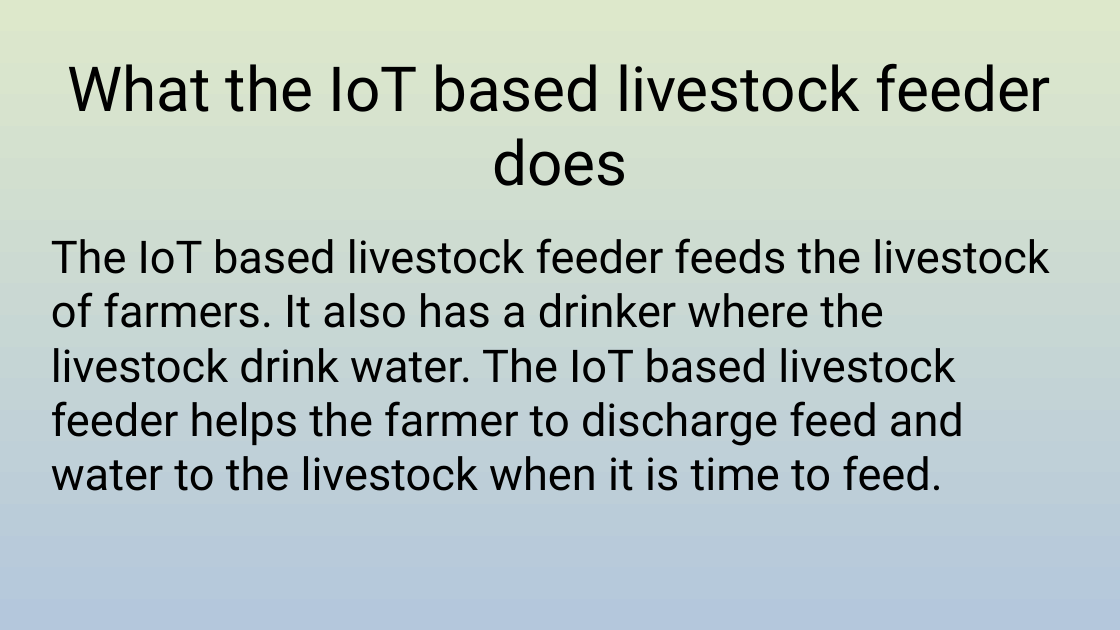
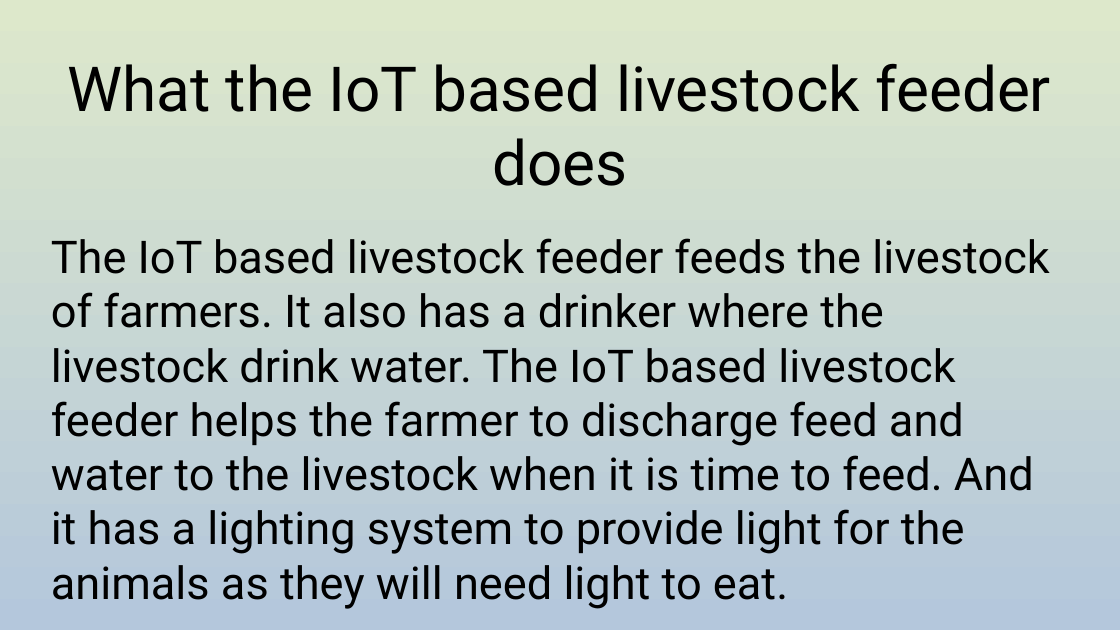
Before and after one commit to Tekipeps/IoT-livestock-feeder, a slide deck: slide 8 of files/presentation.odp (slide 7 before the commit). Drawn at 1120x630 pixels with LibreOffice and Linux fonts; fonts in the diff are those of the drawing. Boxes give left, top, right and bottom in pixels: in the first picture for what was removed or moved away, otherwise in the second. Text is boxed around its words. In the diff, an @@ line names an element or a change of style, - is before the commit and + after.

Commit message:
Final slide update

```diff
--- a/files/presentation.odp
+++ b/files/presentation.odp
@@ text at (51,238,1049,609): text changed @@
-The IoT based livestock feeder feeds the livestock of farmers. It also has a drinker where the livestock drink water. The IoT based livestock feeder helps the farmer to discharge feed and water to the livestock when it is time to feed.
+The IoT based livestock feeder feeds the livestock of farmers. It also has a drinker where the livestock drink water. The IoT based livestock feeder helps the farmer to discharge feed and water to the livestock when it is time to feed. And it has a lighting system to provide light for the animals as they will need light to eat.
```
Also in this commit, not shown: 1 other slide changed, 1 slide added, 1 other file.
